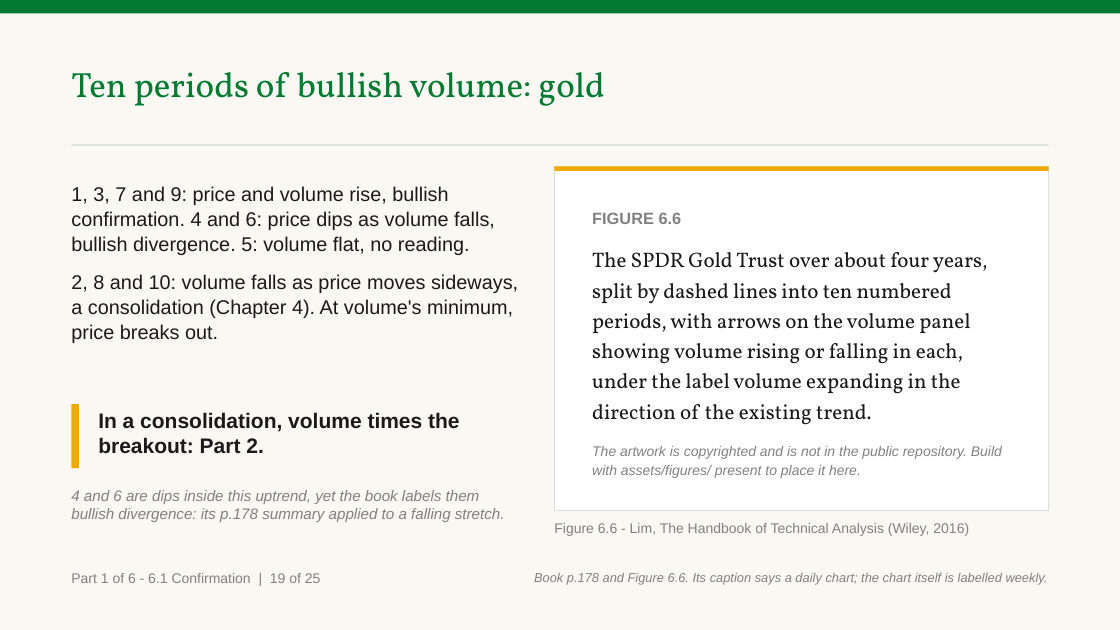
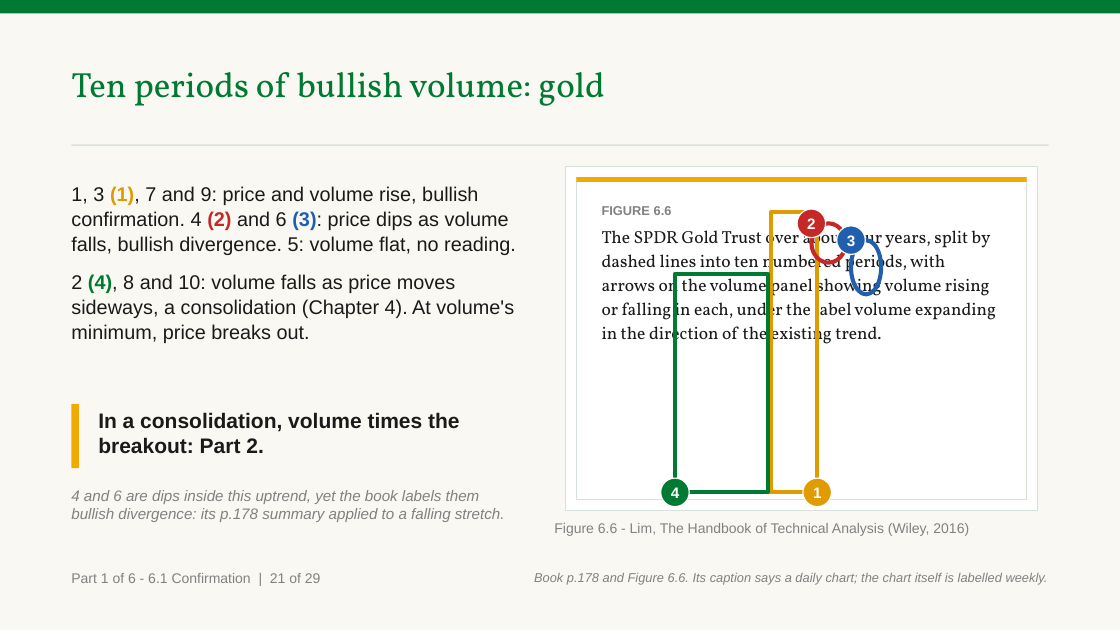
Before and after one commit to benjiesotelo-sudo/Telos_FIN1209, a slide deck: slide 26 of chapter-06/FIN1209-Chapter-06.pptx (slide 24 before the commit). Drawn at 1120x630 pixels with LibreOffice and Linux fonts; fonts in the diff are those of the drawing. Boxes give left, top, right and bottom in pixels: in the first picture for what was removed or moved away, otherwise in the second. Text is boxed around its words. In the diff, an @@ line names an element or a change of style, - is before the commit and + after.

Commit message:
Chapter 6: rebuild both decks after rebasing onto the first third

```diff
--- a/chapter-06/FIN1209-Chapter-06.pptx
+++ b/chapter-06/FIN1209-Chapter-06.pptx
@@ rectangle: place and size @@
-rectangle at [555,166,1049,511]
+rectangle at [565,166,1038,511]
@@ rectangle: place and size @@
-rectangle at [555,166,1049,171]
+rectangle at [576,177,1027,182]
@@ rectangle added at [576,177,1027,500], fill #FFFFFF, outline #D7E0D9 1 pt @@
@@ text at [71,186,516,343]: text changed @@
-1, 3, 7 and 9: price and volume rise, bullish confirmation. 4 and 6: price dips as volume falls, bullish divergence. 5: volume flat, no reading.
-2, 8 and 10: volume falls as price moves sideways, a consolidation (Chapter 4). At volume's minimum, price breaks out.
+1, 3 (1), 7 and 9: price and volume rise, bullish confirmation. 4 (2) and 6 (3): price dips as volume falls, bullish divergence. 5: volume flat, no reading.
+2 (4), 8 and 10: volume falls as price moves sideways, a consolidation (Chapter 4). At volume's minimum, price breaks out.
@@ text "FIGURE 6.6": place and size @@
-text "FIGURE 6.6" at [592,212,1002,478]
+text "FIGURE 6.6" at [602,206,996,348]
@@ text "FIGURE 6.6" at [602,206,996,348]: size 14 to 11 pt in "FIGURE 6.6"; size 18 to 15 pt; less space between paragraphs; line spacing 1.2 to 1.15 @@
@@ ellipse added at [797,209,826,238], fill #C62828, outline #FFFFFF 1 pt, 13 pt, text #FFFFFF, bold @@
+2
@@ rectangle added at [771,212,818,492], outline #E09B00 3.5 pt @@
@@ ellipse added at [812,223,846,263], outline #C62828 3.5 pt @@
@@ ellipse added at [837,226,865,255], fill #1F5FAD, outline #FFFFFF 1 pt, 13 pt, text #FFFFFF, bold @@
+3
@@ ellipse added at [851,240,881,295], outline #1F5FAD 3.5 pt @@
@@ rectangle added at [676,274,769,492], outline #007A33 3.5 pt @@
@@ text at [592,446,1002,478]: paragraph removed @@
-The artwork is copyrighted and is not in the public repository. Build with assets/figures/ present to place it here.
@@ ellipse added at [661,478,690,507], fill #007A33, outline #FFFFFF 1 pt, 13 pt, text #FFFFFF, bold @@
+4
@@ ellipse added at [803,478,832,507], fill #E09B00, outline #FFFFFF 1 pt, 13 pt, text #FFFFFF, bold @@
+1
@@ text at [71,573,321,583]: text changed @@
-Part 1 of 6 - 6.1 Confirmation | 19 of 25
+Part 1 of 6 - 6.1 Confirmation | 21 of 29
```
Also in this commit, not shown: 49 other slides changed, 9 slides added, 1 other file.
